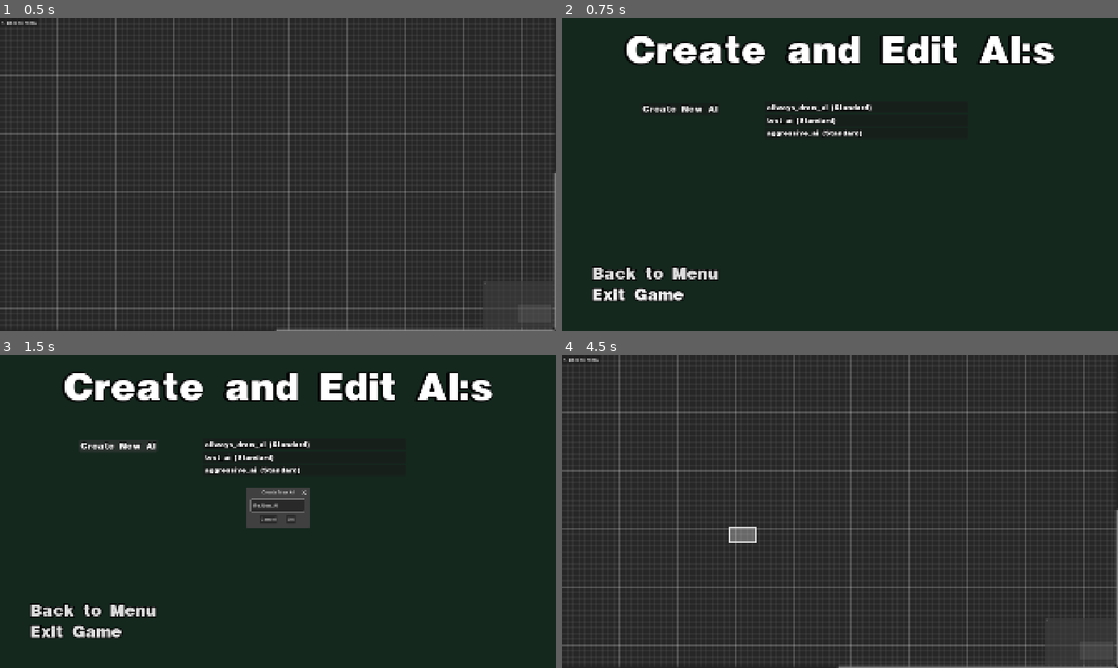
Above: before the commit, frames 1-4 (two rows, left to right).
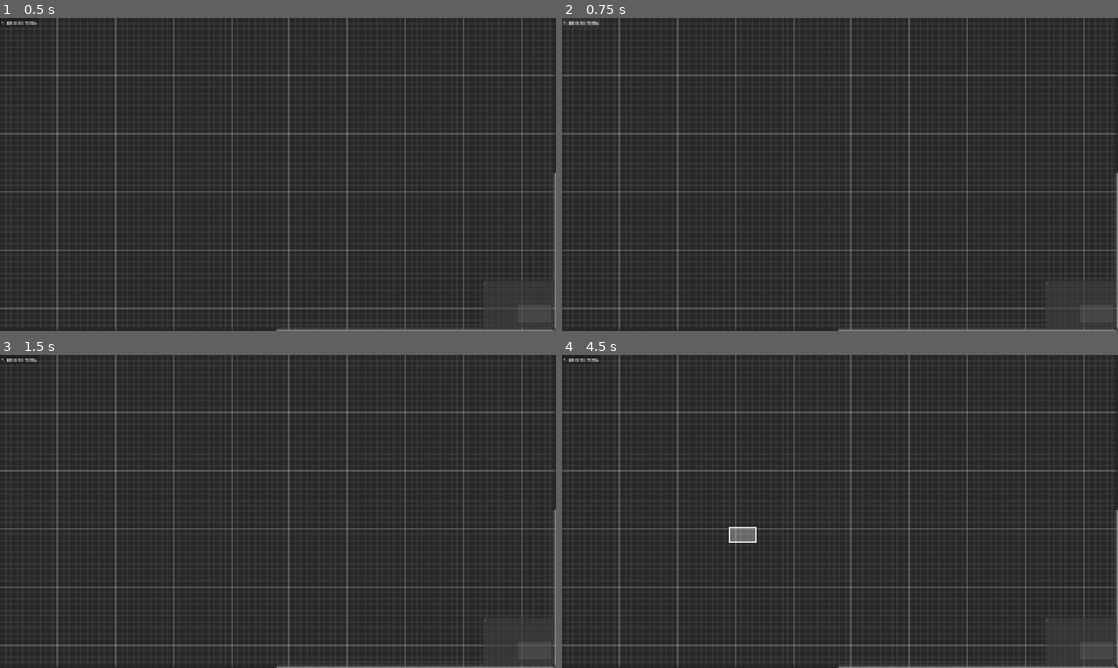
Above: after the commit, the same moments.

Repository: JontePonte/UNO-utlimate-ai-simulator
Game: Godot game, scene res://ai_editor/AIEditor.tscn
The game is run twice, just before and just after one commit, with the same random seed, the same clock (stepped at 60 frames per second) and the same inputs. This scene is started directly instead of the project's main scene.
Inputs (mouse positions are in pixels of both pictures, inside the frame that each line leads up to):
- Up to frame 1 (0.5 s): no input
- Up to frame 2 (0.75 s): click "<- Back to Menu" at 0.5 s
- Up to frame 3 (1.5 s): click (116, 445) at 1.25 s, where only the run before the commit has a clickable "Create New AI"
- Up to frame 4 (4.5 s): click (678, 445) at 2 s, where only the run before the commit has a clickable "Create New AI"; click (851, 517) at 2.75 s, where only the run before the commit has a clickable "OK"; tap Enter at 3.5 s; move the mouse to (962, 495) at 3.52 s; tap U at 3.6 s; click (962, 495) at 3.67 s; tap Space at 4.25 s; drag from (728, 527) to (812, 574) at 4.27 s

Frame 1 is identical in both runs. In frame 2, 54% of the frame differs, in the area x 0-100%, y 0-100%; in frame 3, 54%; in frame 4, nothing differs.

Commit message:
added start graph node

Diff:
--- a/uno-ultimate-ai-simulator/ai_editor/AIEditor.tscn
+++ b/uno-ultimate-ai-simulator/ai_editor/AIEditor.tscn
@@ -1,11 +1,12 @@
 [gd_scene format=3 uid="uid://bq3gh23n1h5sk"]
 
 [ext_resource type="Script" uid="uid://dwxxmkb42ao8x" path="res://ai_editor/ai_editor.gd" id="1_p57j3"]
+[ext_resource type="PackedScene" uid="uid://drfi5bele7ty3" path="res://ai_editor/RootNode.tscn" id="2_tqyhn"]
 
 [sub_resource type="StyleBoxFlat" id="StyleBoxFlat_045bj"]
 bg_color = Color(0.15294118, 0.15294118, 0.15294118, 1)
 
-[node name="Control" type="Control" unique_id=1393535991]
+[node name="AiEditor" type="Control" unique_id=1393535991]
 layout_mode = 3
 anchors_preset = 15
 anchor_right = 1.0
@@ -13,8 +14,9 @@
 grow_horizontal = 2
 grow_vertical = 2
 script = ExtResource("1_p57j3")
+root_node_scene = ExtResource("2_tqyhn")
 
-[node name="AiEditor" type="GraphEdit" parent="." unique_id=1139485564]
+[node name="GraphEdit" type="GraphEdit" parent="." unique_id=1139485564]
 layout_mode = 1
 anchors_preset = 15
 anchor_right = 1.0
--- /dev/null
+++ b/uno-ultimate-ai-simulator/ai_editor/RootNode.tscn
@@ -0,0 +1,48 @@
+[gd_scene format=3 uid="uid://drfi5bele7ty3"]
+
+[ext_resource type="Script" uid="uid://dsyoymx12y0uc" path="res://ai_editor/root_node.gd" id="1_ktnyg"]
+
+[sub_resource type="StyleBoxFlat" id="StyleBoxFlat_ktnyg"]
+bg_color = Color(0.11764706, 0.15686275, 0.078431375, 1)
+
+[sub_resource type="StyleBoxFlat" id="StyleBoxFlat_akb84"]
+bg_color = Color(0.11764706, 0.11764706, 0.11764706, 1)
+
+[node name="RootNode" type="GraphNode" unique_id=1241447829]
+anchors_preset = 15
+anchor_right = 1.0
+anchor_bottom = 1.0
+grow_horizontal = 2
+grow_vertical = 2
+theme_override_styles/titlebar = SubResource("StyleBoxFlat_ktnyg")
+draggable = false
+selectable = false
+title = "AI Start"
+slot/0/left_enabled = false
+slot/0/left_type = 0
+slot/0/left_color = Color(1, 1, 1, 1)
+slot/0/left_icon = null
+slot/0/right_enabled = false
+slot/0/right_type = 0
+slot/0/right_color = Color(1, 1, 1, 1)
+slot/0/right_icon = null
+slot/0/draw_stylebox = true
+slot/1/left_enabled = false
+slot/1/left_type = 0
+slot/1/left_color = Color(1, 1, 1, 1)
+slot/1/left_icon = null
+slot/1/right_enabled = false
+slot/1/right_type = 0
+slot/1/right_color = Color(1, 1, 1, 1)
+slot/1/right_icon = null
+slot/1/draw_stylebox = true
+script = ExtResource("1_ktnyg")
+
+[node name="StartLabel" type="Label" parent="." unique_id=1143163045]
+layout_mode = 2
+text = "Evaluating Logic"
+
+[node name="FallbackLabel" type="Label" parent="." unique_id=480970364]
+layout_mode = 2
+theme_override_styles/normal = SubResource("StyleBoxFlat_akb84")
+text = "[Fallback: Draw Card]"
--- a/uno-ultimate-ai-simulator/ai_editor/ai_editor.gd
+++ b/uno-ultimate-ai-simulator/ai_editor/ai_editor.gd
@@ -1,16 +1,39 @@
 extends Control
 
+# Dra in din root_node.tscn hit i Inspektorn i Godot!
+@export var root_node_scene: PackedScene
+
 @onready var back_button = $MarginContainer/HBoxContainer/BackToMenuButton
+# Se till att denna stämmer med vad din GraphEdit-nod heter i trädet!
+@onready var graph_edit = $GraphEdit
 
 func _ready():
 	back_button.pressed.connect(_on_back_button_pressed)
 
-	# Här kollar vi vilken fil AiManager sa åt oss att ladda!
 	if AiManager.file_to_edit != "":
-		print("Välkommen till editorn! Vi ska redigera: ", AiManager.file_to_edit)
+		print("Laddar AI: ", AiManager.file_to_edit)
+		_load_ai_graph(AiManager.file_to_edit)
 	else:
 		print("Ingen fil angiven, något blev fel i övergången.")
 
+# Den här funktionen kommer bygga hela trädet framöver
+func _load_ai_graph(file_name: String):
+	# 1. Rensa hela duken ifall det låg gammalt skräp där
+	graph_edit.clear_connections()
+	for child in graph_edit.get_children():
+		if child is GraphNode:
+			child.queue_free()
+
+	# 2. Skapa vår Root Node!
+	var root = root_node_scene.instantiate()
+	graph_edit.add_child(root)
+
+	# 3. Placera den snyggt på vänster sida av duken (X=100, Y=200)
+	root.position_offset = Vector2(100, 200)
+
+	# (Senare ska vi lägga in kod här som läser JSON-filen
+	# och lägger ut alla andra noder eleven har byggt!)
+	print("Förbereder GraphEdit för att senare läsa in: ", file_name)
+
 func _on_back_button_pressed():
-	# Byt ut sökvägen till din meny om den heter något annat
-	get_tree().change_scene_to_file("res://menus/CreateAndEditAI.tscn")
+	get_tree().change_scene_to_file("res://menus/CreateAndEditMenu.tscn")
--- /dev/null
+++ b/uno-ultimate-ai-simulator/ai_editor/root_node.gd
@@ -0,0 +1,8 @@
+extends GraphNode
+
+func _ready():
+	# set_slot-funktionen aktiverar in/utgångar på en specifik rad.
+	# Rad 0 är vår första Label ("Evaluate Logic").
+	# Parametrar: (rad_index, vänster_aktiv, vänster_typ, vänster_färg, höger_aktiv, höger_typ, höger_färg)
+
+	set_slot(0, false, 0, Color.WHITE, true, 0, Color.WHITE)
Not shown, added: uno-ultimate-ai-simulator/ai_editor/root_node.gd.uid
